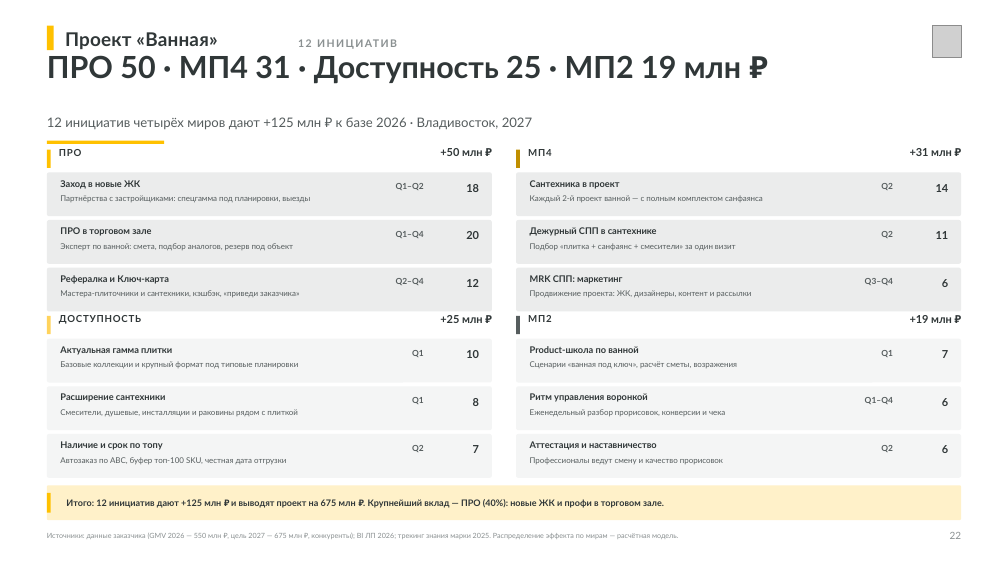
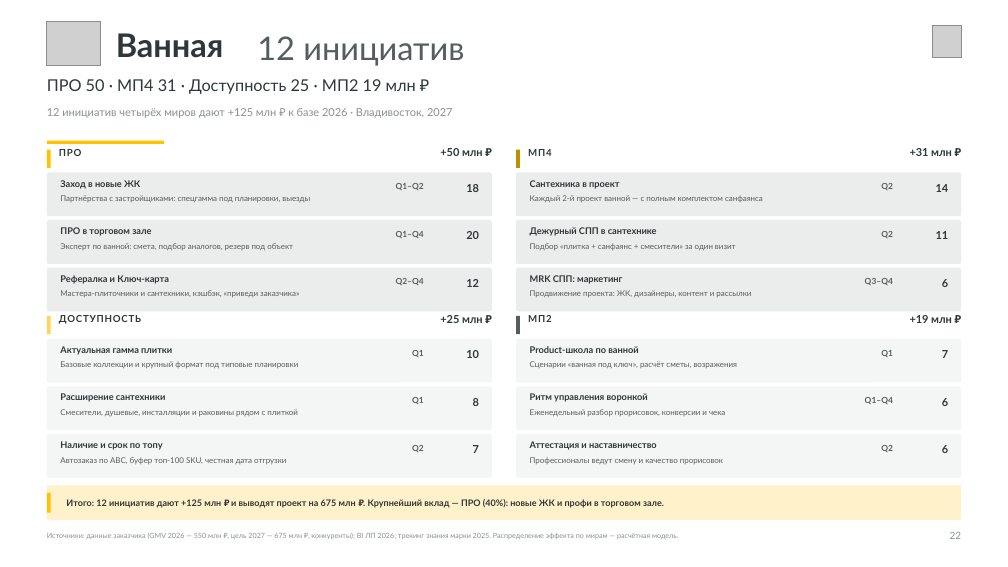
Before and after one commit to dmitrypalych44-ai/power-point, a slide deck: slide 22 of deliverables/Лемана_ПРО_Стратегия_Владивосток_2027.pptx. Drawn at 1008x567 pixels with LibreOffice and Linux fonts; fonts in the diff are those of the drawing; grey boxes stand for pictures. Boxes give left, top, right and bottom in pixels: in the first picture for what was removed or moved away, otherwise in the second. Text is boxed around its words. In the diff, an @@ line names an element or a change of style, - is before the commit and + after.

```diff
--- a/deliverables/Лемана_ПРО_Стратегия_Владивосток_2027.pptx
+++ b/deliverables/Лемана_ПРО_Стратегия_Владивосток_2027.pptx
@@ rectangle removed at (47, 26, 54, 51) @@
@@ picture added at (47, 21, 101, 65) @@
@@ text at (116, 33, 224, 58): text changed; size 18 to 31 pt @@
-Проект «Ванная»
+Ванная
@@ text at (257, 36, 464, 66): text changed; size 10 to 31 pt; text colour #8A9091 to #565D5E; bold off @@
-12 ИНИЦИАТИВ
+12 инициатив
@@ text "ПРО 50 · МП4 31 ...": place and size @@
-text "ПРО 50 · МП4 31 ..." at (47, 55, 741, 84)
+text "ПРО 50 · МП4 31 ..." at (47, 79, 416, 94)
@@ text "ПРО 50 · МП4 31 ..." at (47, 79, 416, 94): size 29 to 15.5 pt, bold off; line spacing 1.04 to 1.12 @@
@@ text "12 инициатив четырёх миров дают ...": place and size @@
-text "12 инициатив четырёх миров дают ..." at (47, 117, 532, 130)
+text "12 инициатив четырёх миров дают ..." at (47, 108, 452, 118)
@@ text "12 инициатив четырёх миров дают ..." at (47, 108, 452, 118): size 12.5 to 10.5 pt, text colour #565D5E to #8A9091; line spacing 1.2 to 1.16 @@
```
Also in this commit, not shown: 33 other slides changed, 35 other files.
